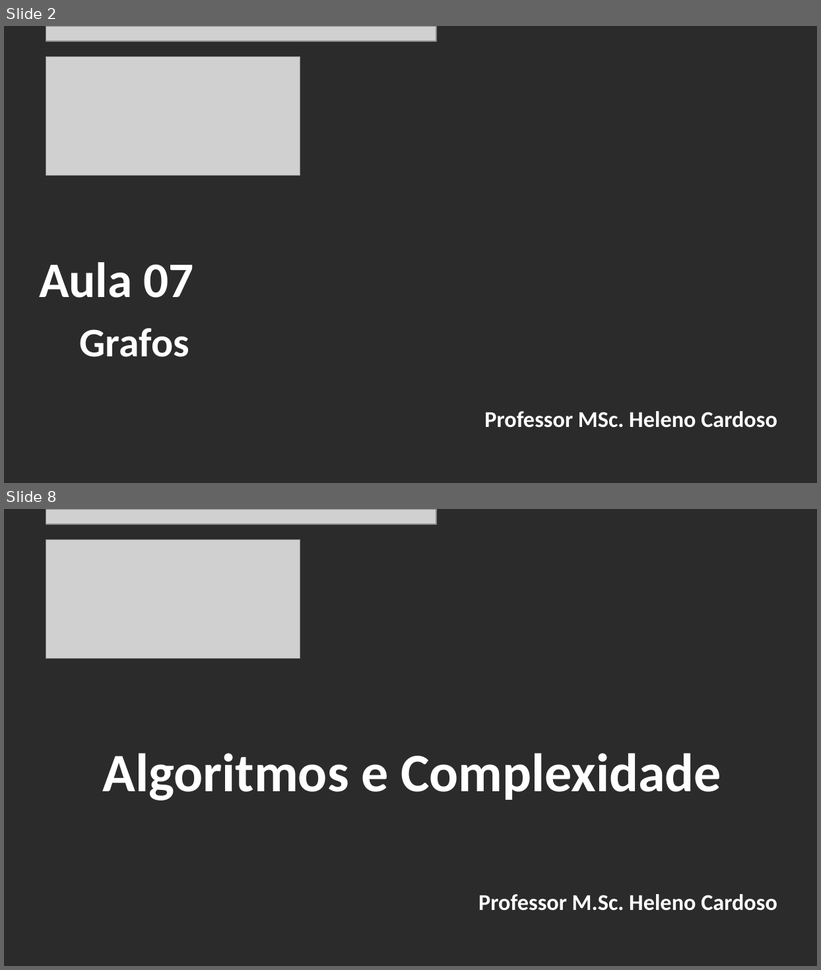
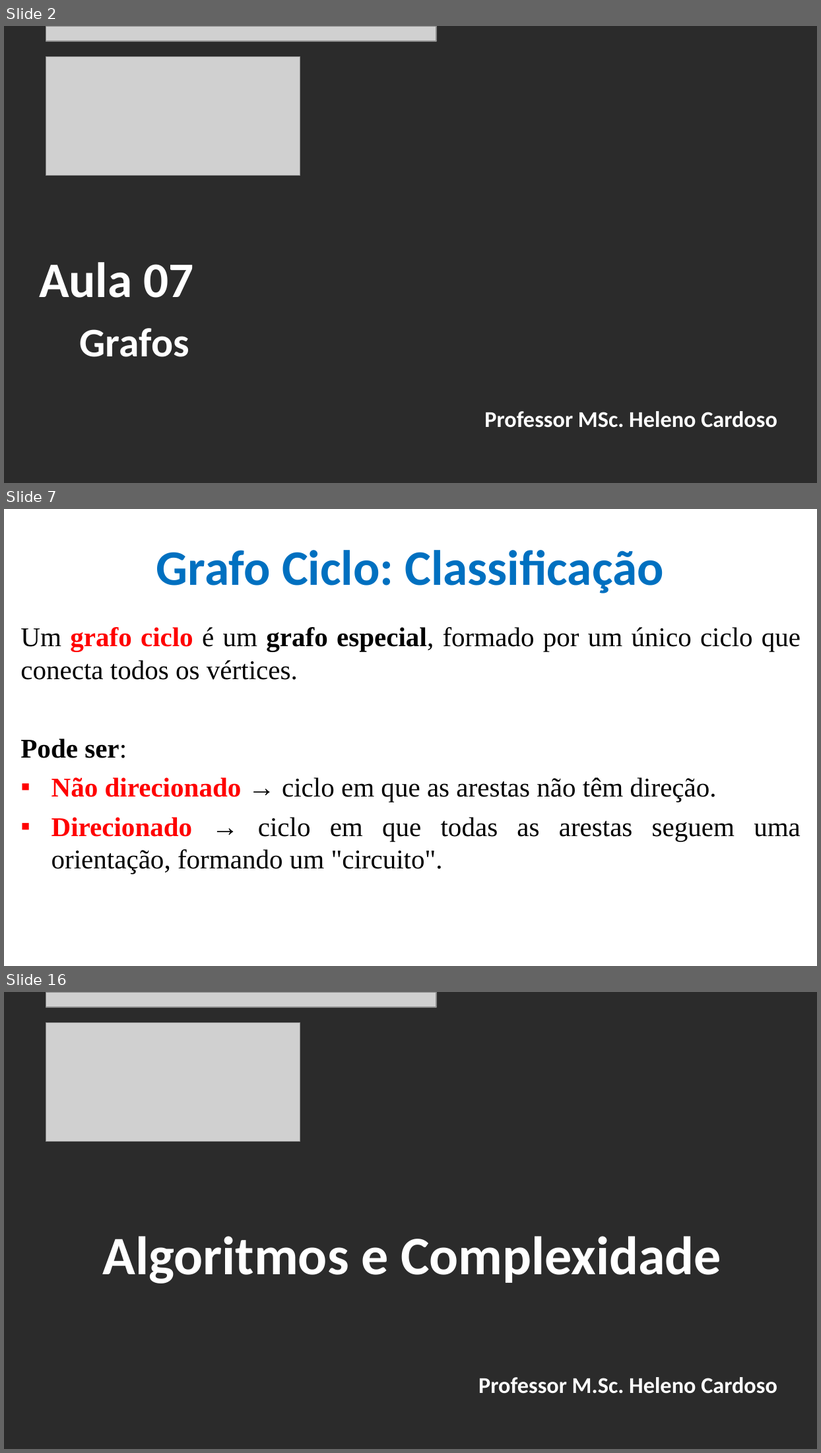
Before and after one commit to CloudEducationBrazil/WydenAlgoritmosEComplexidade, a slide deck: 01 Classes/Aula 07 - Algoritmos e Complexidade - Grafos.pptx. Shown one above the other, each under a label of ours: slides 2 and 8 before the commit, slides 2, 7 and 16 after it; the slides between them are not shown. The pictures are 821x970 and 821x1453 pixels, drawn with LibreOffice and Linux fonts; fonts in the diff are those of the drawing; grey boxes stand for pictures; background and template pictures are left out; a plain dark background stands for a picture behind light text. Boxes give left, top, right and bottom in pixels: in the first picture for what was removed or moved away, otherwise in the second. Text is boxed around its words. In the diff, an @@ line names an element or a change of style, - is before the commit and + after.

Commit message:
Grafos Alg e Complexidade 19Set2025 ...

```diff
--- a/01 Classes/Aula 07 - Algoritmos e Complexidade - Grafos.pptx
+++ b/01 Classes/Aula 07 - Algoritmos e Complexidade - Grafos.pptx
@@ slide 7 added at <box>4,509,817,966</box>, background picture (left out) @@
@@ title added at <box>156,550,663,593</box>, 44 pt, text #0070C0, bold @@
+Grafo Ciclo: Classificação
@@ text added at <box>20,627,801,874</box>, 24 pt, text #000000 @@
+Um grafo ciclo é um grafo especial, formado por um único ciclo que conecta todos os vértices.
+Pode ser:
+▪ Não direcionado → ciclo em que as arestas não têm direção.
+▪ Direcionado → ciclo em que todas as arestas seguem uma orientação, formando um "circuito".
@@ what was slide 8 is now slide 16 @@
```
Also in this commit, not shown: 5 slides changed, 7 other slides added, 1 other file.
